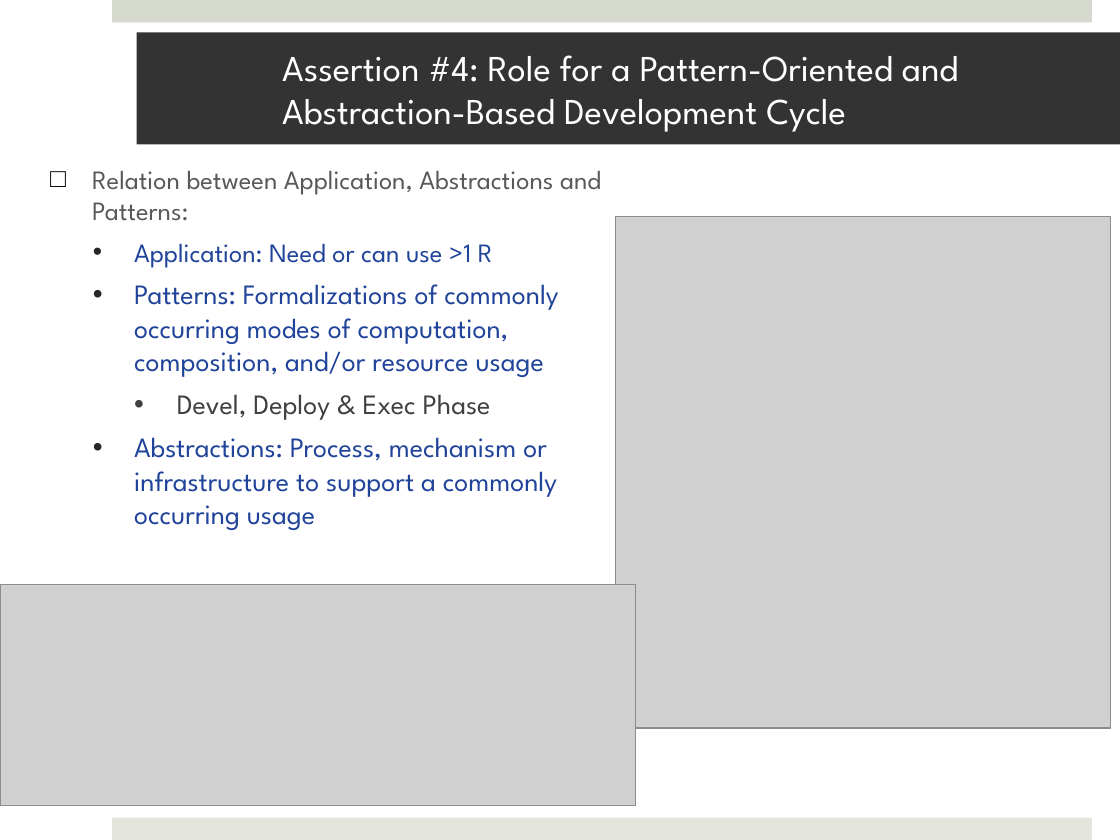
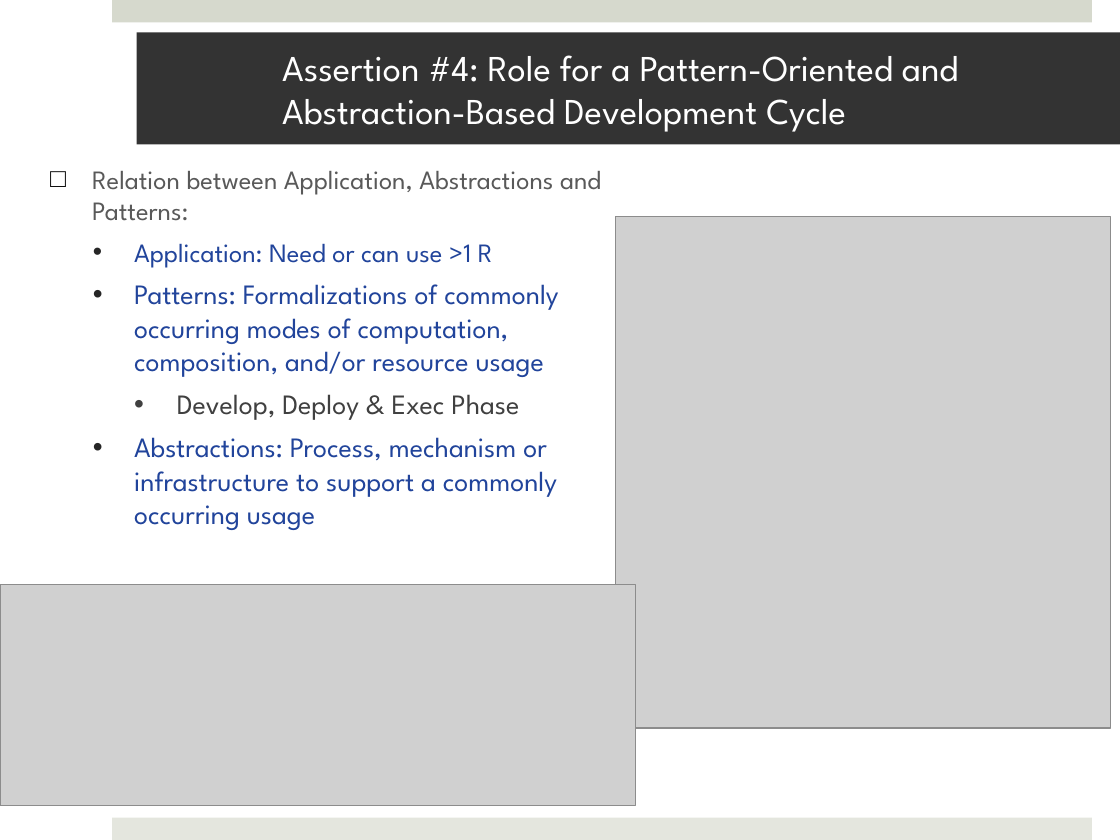
Before and after one commit to saga-project/saga-cpp-legacy-projects, a slide deck: slide 7 of papers/cloudcom10/presentation/saga-azure-cloudcom10.pptx (slide 6 before the commit). Drawn at 1120x840 pixels with LibreOffice and Linux fonts; fonts in the diff are those of the drawing; grey boxes stand for pictures. Boxes give left, top, right and bottom in pixels: in the first picture for what was removed or moved away, otherwise in the second. Text is boxed around its words. In the diff, an @@ line names an element or a change of style, - is before the commit and + after.

```diff
--- a/papers/cloudcom10/presentation/saga-azure-cloudcom10.pptx
+++ b/papers/cloudcom10/presentation/saga-azure-cloudcom10.pptx
@@ text at [177,394,519,420]: text changed @@
-    • Devel, Deploy & Exec Phase
+    • Develop, Deploy & Exec Phase
```
Also in this commit, not shown: 4 other slides changed, 2 slides added, 1 slide removed.
